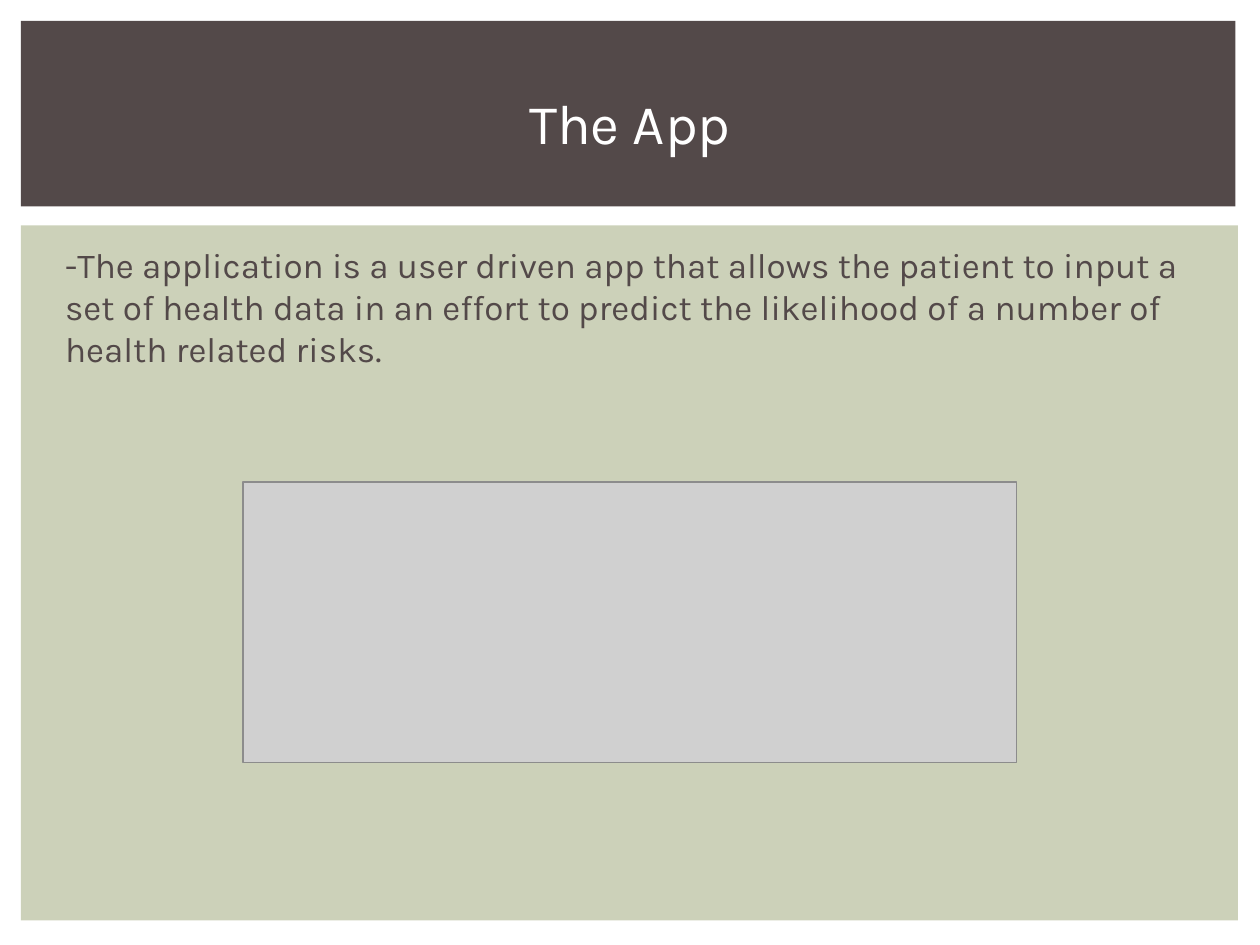
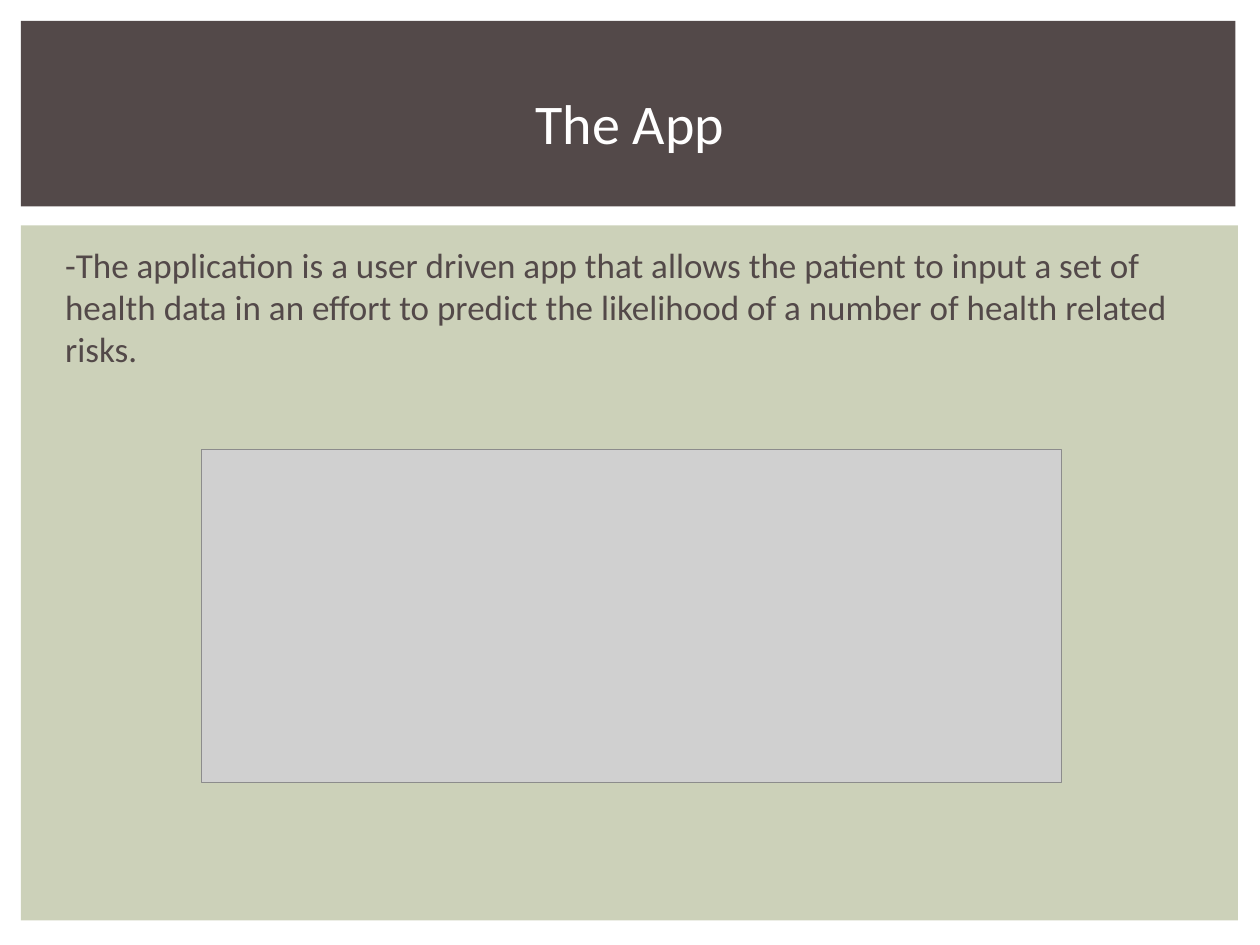
Before and after one commit to sasidhy1/framingham_ML, a slide deck: slide 27 of MLProject.pptx. Drawn at 1260x945 pixels with LibreOffice and Linux fonts; fonts in the diff are those of the drawing; grey boxes stand for pictures. Boxes give left, top, right and bottom in pixels: in the first picture for what was removed or moved away, otherwise in the second. Text is boxed around its words. In the diff, an @@ line names an element or a change of style, - is before the commit and + after.

```diff
--- a/MLProject.pptx
+++ b/MLProject.pptx
@@ title "The App" at [536,105,724,153]: font Karla to Calibri @@
@@ text "-The application is a user ..." at [65,253,1166,362]: font Karla to Calibri @@
@@ picture: place and size @@
-picture at [243,481,1017,762]
+picture at [202,450,1062,782]
```
Also in this commit, not shown: 26 other slides changed.
